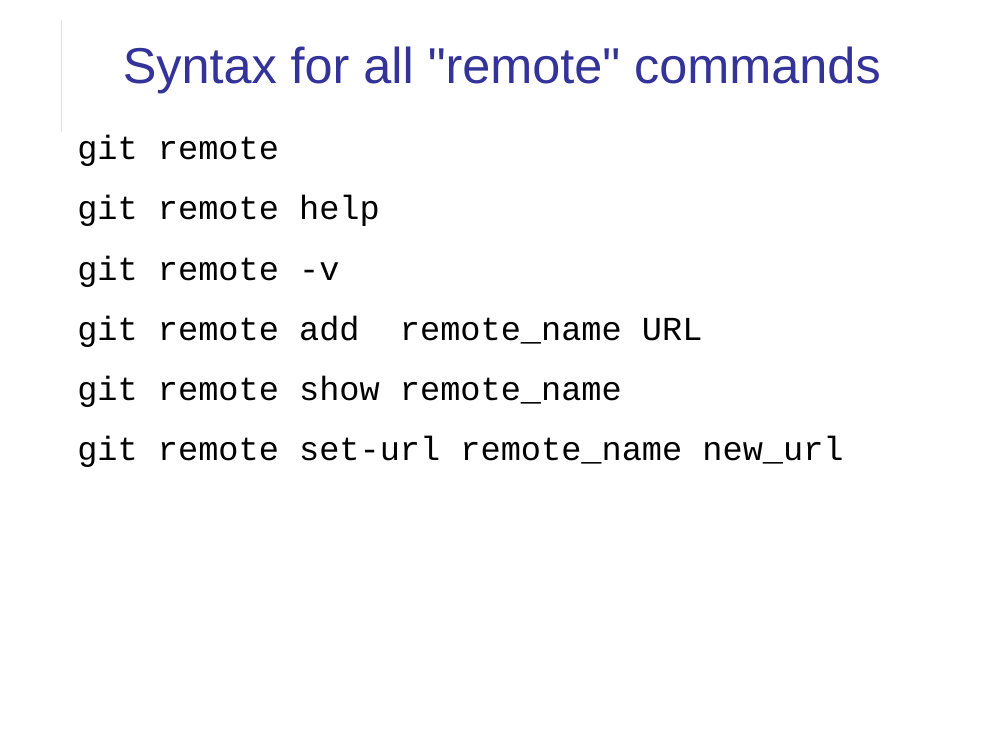
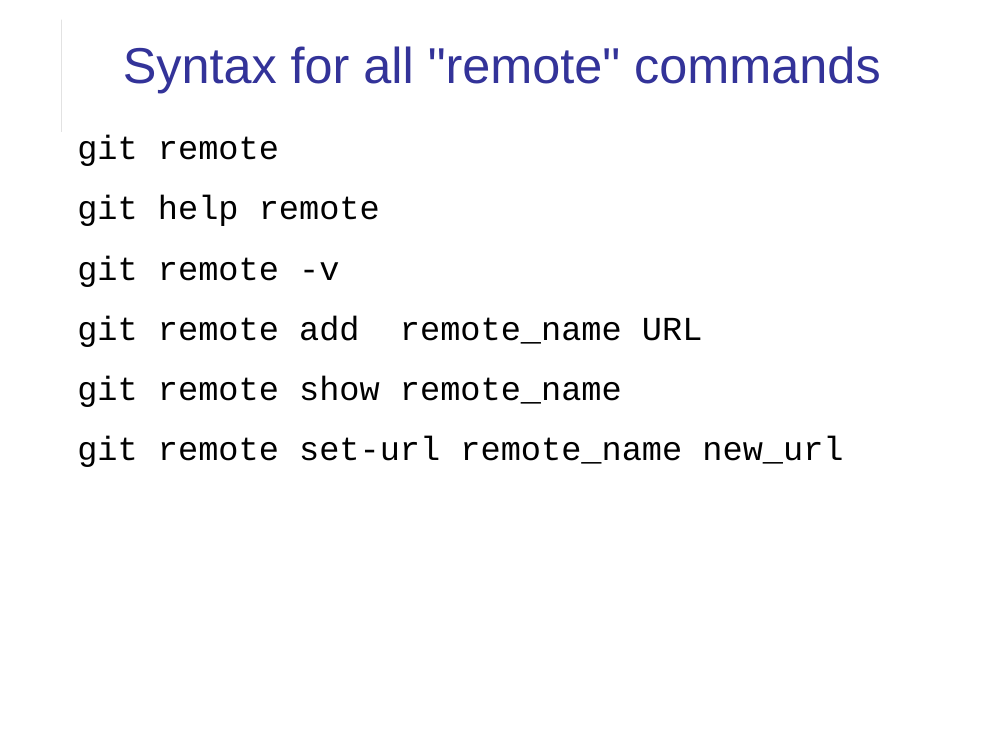
Before and after one commit to cpske/ISP, a slide deck: slide 9 of git/Git-Remotes.odp. Drawn at 1008x756 pixels with LibreOffice and Linux fonts; fonts in the diff are those of the drawing. Boxes give left, top, right and bottom in pixels: in the first picture for what was removed or moved away, otherwise in the second. Text is boxed around its words. In the diff, an @@ line names an element or a change of style, - is before the commit and + after.

Commit message:
updates to slides, work on week3 assignment

```diff
--- a/git/Git-Remotes.odp
+++ b/git/Git-Remotes.odp
@@ text at box(77, 195, 380, 226): text changed @@
-git remote help
+git help remote
```
Also in this commit, not shown: 3 other files.
